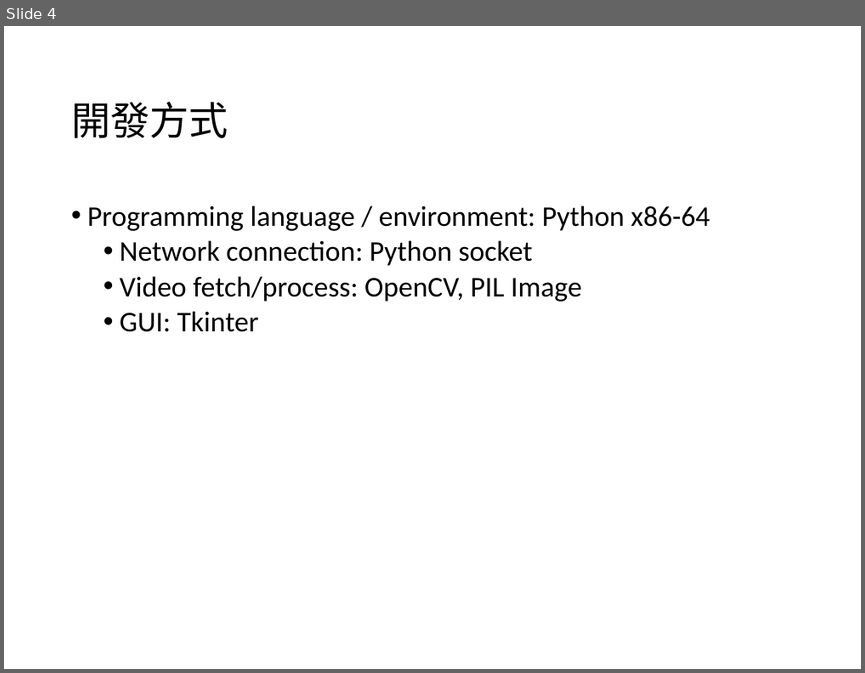
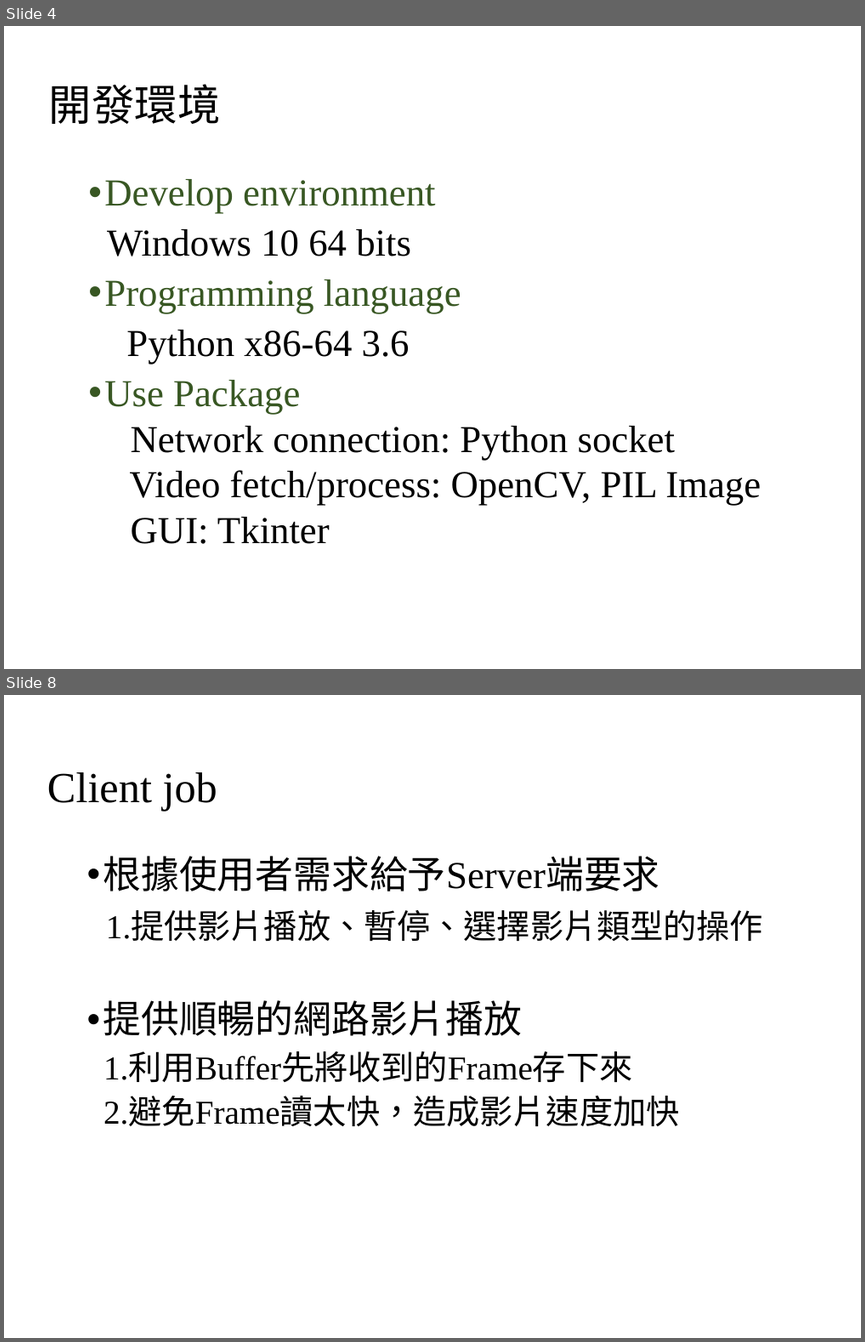
Before and after one commit to yth98/network-media, a slide deck: Report.ppt. Shown one above the other, each under a label of ours: slide 4 before the commit, slides 4 and 8 after it; the slides between them are not shown. The pictures are 865x673 and 865x1342 pixels, drawn with LibreOffice and Linux fonts; fonts in the diff are those of the drawing. Boxes give left, top, right and bottom in pixels: in the first picture for what was removed or moved away, otherwise in the second. Text is boxed around its words. In the diff, an @@ line names an element or a change of style, - is before the commit and + after.

```diff
--- a/Report.ppt
+++ b/Report.ppt
@@ slide 8 added at <box>4,695,861,1338</box>, background #FFFFFF @@
@@ title added at <box>47,772,217,811</box>, 36 pt, text #000000 @@
+Client job
@@ text added at <box>103,856,763,1126</box>, 28 pt, text #000000 @@
+• 根據使用者需求給予Server端要求
+1.提供影片播放、暫停、選擇影片類型的操作
+• 提供順暢的網路影片播放
+1.利用Buffer先將收到的Frame存下來
+2.避免Frame讀太快，造成影片速度加快
@@ slide 4 changed as well @@
@@ title at <box>49,84,221,124</box>: text changed; size 33 to 36 pt; font Calibri to Noto Sans CJK SC @@
-開發方式
+開發環境
@@ text "Develop environment": place and size @@
-text "Develop environment" at <box>87,205,710,332</box>
+text "Develop environment" at <box>104,179,760,544</box>
@@ text at <box>104,179,461,414</box>: text changed; size 24 to 32 pt; font Calibri to Times New Roman; text colour #000000 to #385723 @@
-• Programming language / environment: Python x86-64
+• Develop environment
+Windows 10 64 bits
+• Programming language
+Python x86-64 3.6
+• Use Package
@@ text at <box>130,426,760,544</box>: size 24 to 32 pt, font Calibri to Times New Roman in "Network connection: Python socket", "Video fetch/process: OpenCV, PIL Image", "GUI: Tkinter"; bullet • to none @@
```
Also in this commit, not shown: 5 other slides changed, 3 other slides added, 2 slides removed, 4 other files.
